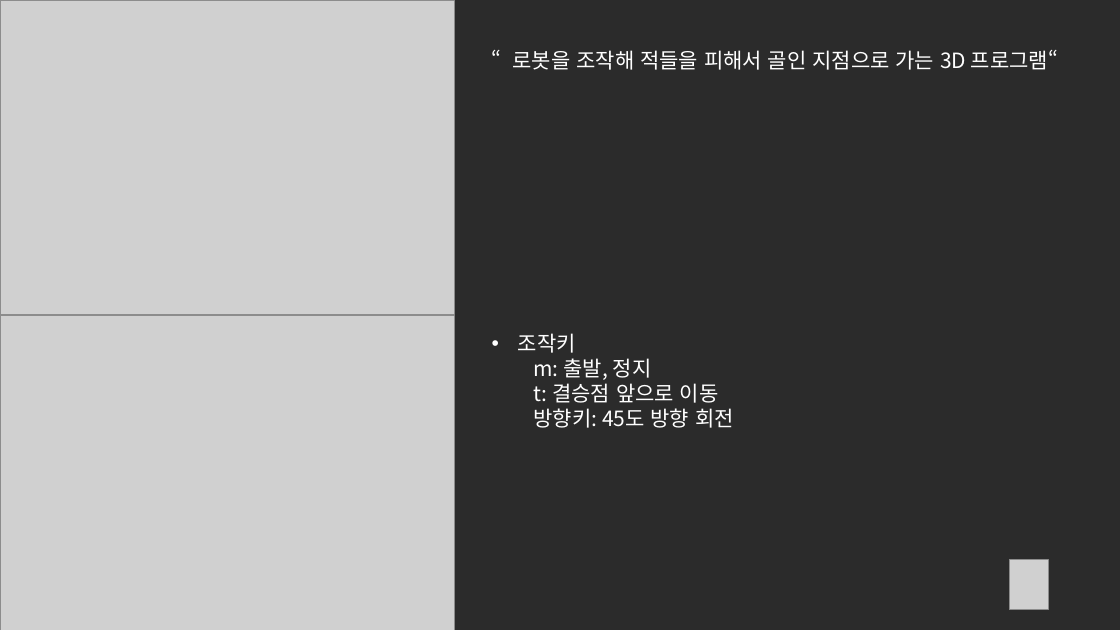
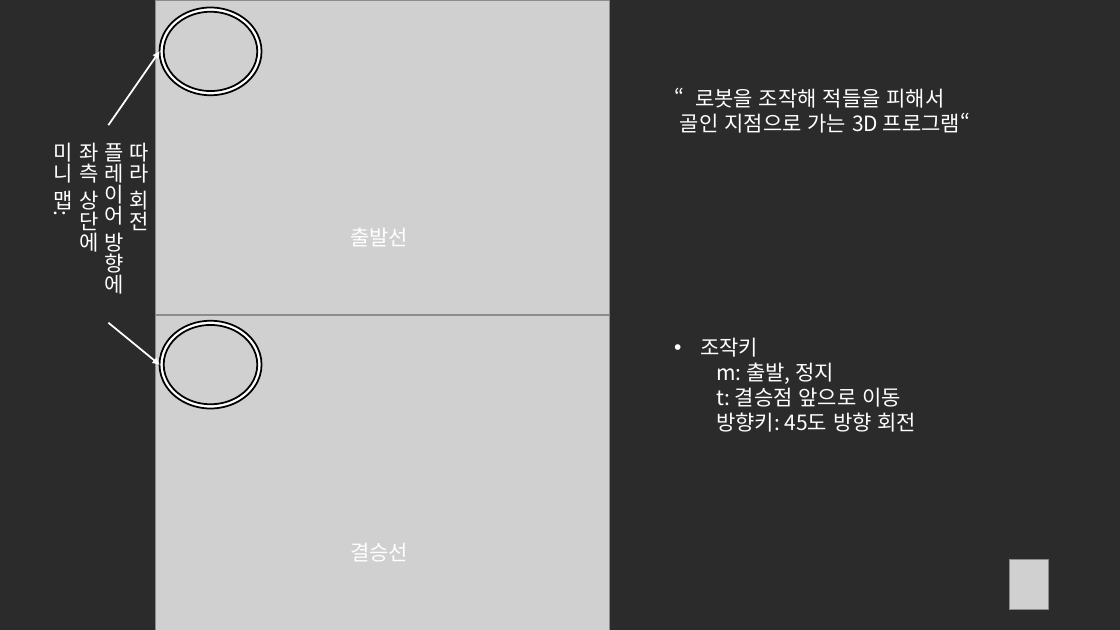
Before and after one commit to KJH112040/2024_computer_graphics_project, a slide deck: slide 2 of 컴퓨터 그래픽스 발표 프레젠테이션.pptx. Drawn at 1120x630 pixels with LibreOffice and Linux fonts; fonts in the diff are those of the drawing; grey boxes stand for pictures; background and template pictures are left out; a plain dark background stands for a picture behind light text. Boxes give left, top, right and bottom in pixels: in the first picture for what was removed or moved away, otherwise in the second. Text is boxed around its words. In the diff, an @@ line names an element or a change of style, - is before the commit and + after.

```diff
--- a/컴퓨터 그래픽스 발표 프레젠테이션.pptx
+++ b/컴퓨터 그래픽스 발표 프레젠테이션.pptx
@@ picture moved from (x1=0, y1=0, x2=455, y2=314) to (x1=155, y1=0, x2=610, y2=314) @@
@@ donut added at (x1=160, y1=8, x2=261, y2=95), fill #FFFFFF, outline #000000 1.5 pt @@
@@ arrow added from (108, 125) to (160, 51), #FFFFFF 1.5 pt @@
@@ text at (x1=680, y1=88, x2=970, y2=133): text changed @@
-“로봇을 조작해 적들을 피해서 골인 지점으로 가는 3D 프로그램“
+“로봇을 조작해 적들을 피해서
+골인 지점으로 가는 3D 프로그램“
@@ text added at (x1=104, y1=142, x2=148, y2=294), 18 pt, text #FFFFFF @@
+따라 회전
+플레이어 방향에
+좌측 상단에
+미니 맵:
@@ text added at (x1=350, y1=228, x2=408, y2=246), 18 pt, text #FFFFFF @@
+출발선
@@ arrow added from (108, 323) to (160, 365), #FFFFFF 1.5 pt @@
@@ picture moved from (x1=0, y1=316, x2=455, y2=630) to (x1=155, y1=316, x2=610, y2=630) @@
@@ donut added at (x1=160, y1=321, x2=261, y2=408), fill #FFFFFF, outline #000000 1.5 pt @@
@@ text "조작키" moved from (x1=518, y1=333, x2=734, y2=428) to (x1=700, y1=337, x2=917, y2=432) @@
@@ text added at (x1=350, y1=543, x2=408, y2=561), 18 pt, text #FFFFFF @@
+결승선
```
Also in this commit, not shown: 1 other slide changed.
